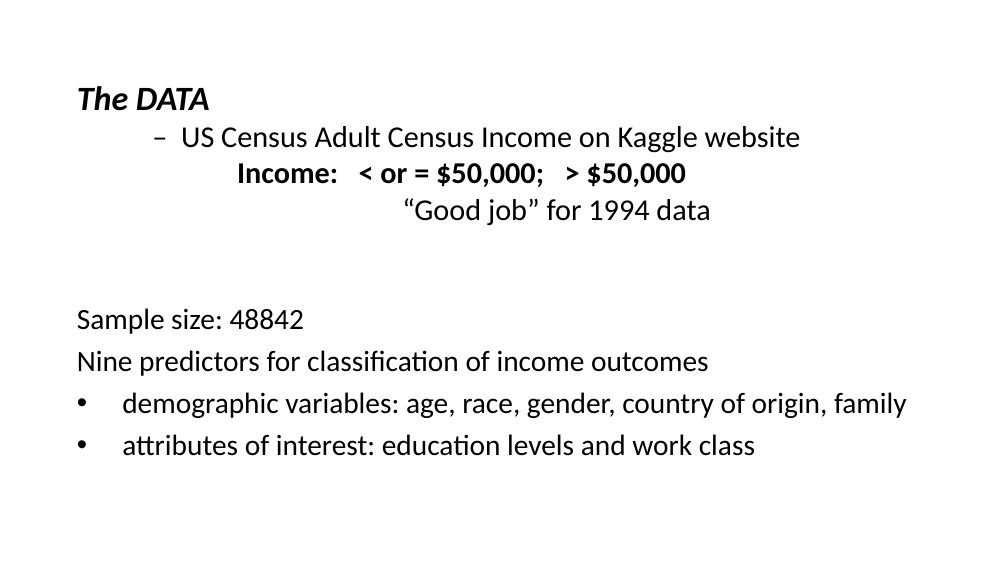
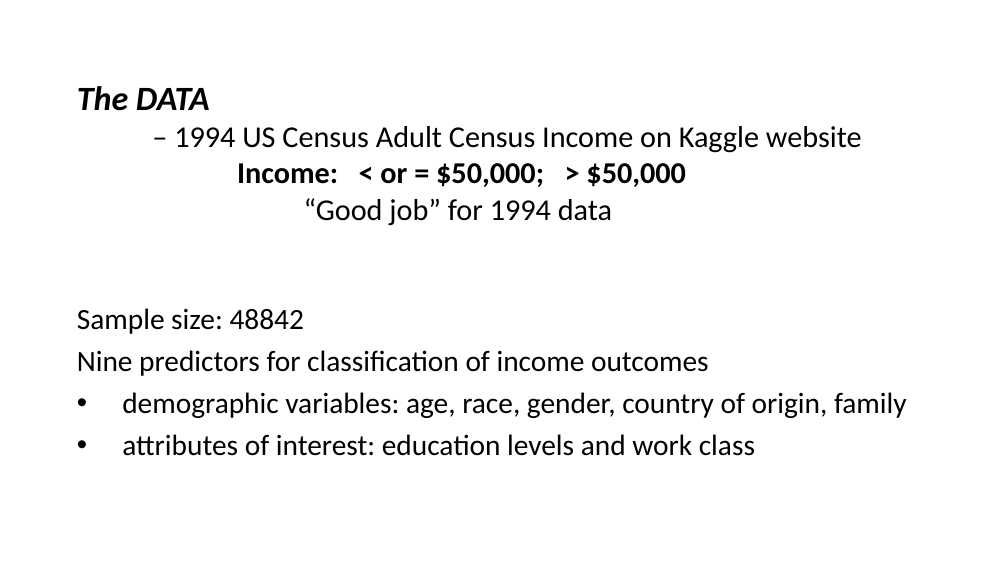
Before and after one commit to RoseDay/Income_Outcomes, a slide deck: slide 5 of Education and Income Outcomes.pptx (slide 3 before the commit). Drawn at 1008x567 pixels with LibreOffice and Linux fonts; fonts in the diff are those of the drawing. Boxes give left, top, right and bottom in pixels: in the first picture for what was removed or moved away, otherwise in the second. Text is boxed around its words. In the diff, an @@ line names an element or a change of style, - is before the commit and + after.

```diff
--- a/Education and Income Outcomes.pptx
+++ b/Education and Income Outcomes.pptx
@@ title at (x1=77, y1=86, x2=862, y2=225): text changed @@
-The DATA
-– US Census Adult Census Income on Kaggle website
-Income: < or = $50,000; > $50,000
-“Good job” for 1994 data
+The DATA
+– 1994 US Census Adult Census Income on Kaggle website
+Income: < or = $50,000; > $50,000
+“Good job” for 1994 data
```
Also in this commit, not shown: 2 slides added.
